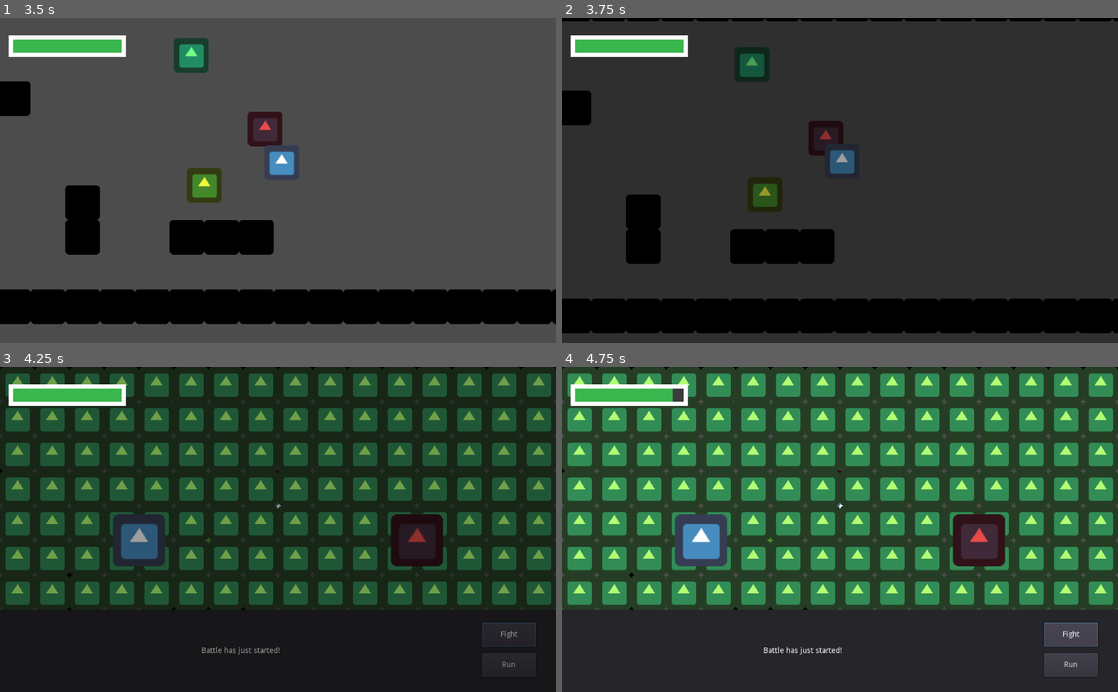
Above: before the commit, frames 1-4 (two rows, left to right).
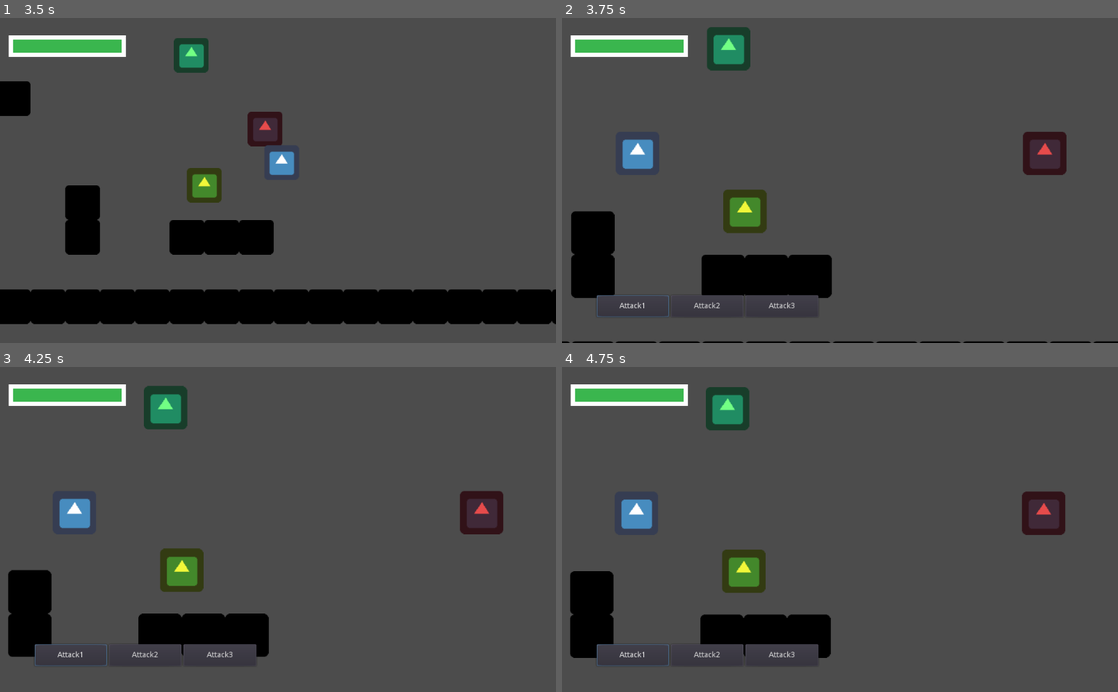
Above: after the commit, the same moments.

Repository: aak270/godot-cozy-game
Game: Godot game, scene res://src/scenes/World.tscn
The game is run twice, just before and just after one commit, with the same random seed, the same clock (stepped at 60 frames per second) and the same inputs. This scene is started directly instead of the project's main scene. The engine's default icon, where the game draws it, is replaced by a stand-in: a white triangle on a blue panel in a dark square.
Inputs (mouse positions are in pixels of both pictures, inside the frame that each line leads up to):
- Up to frame 1 (3.5 s): tap Enter (ui_accept) at 0.5, 1.35, 1.52, 1.82, 2.85, 3.02, 3.32 s; hold Right (ui_right) 0.53-1.28 s; hold Enter (ui_accept) 0.53-1.28 s; hold Down (ui_down) 1.28-2.03 s; hold Right (ui_right) 2.03-2.78 s; hold Enter (ui_accept) 2.03-2.78 s; hold Up (ui_up) from 2.78 s (still down)
- Up to frame 2 (3.75 s): release Up (ui_up) at 3.53 s; hold Left (ui_left) from 3.53 s (still down); hold Enter (ui_accept) from 3.53 s (still down)
- Up to frame 3 (4.25 s): keep holding Left (ui_left); keep holding Enter (ui_accept)
- Up to frame 4 (4.75 s): release Left (ui_left) at 4.25 s; release Enter (ui_accept) at 4.25 s; click (1073, 633) at 4.25 s, where only the run before the commit has a clickable "Fight"

Frame 1 is identical in both runs. In frame 2, 97% of the frame differs, in the area x 0-100%, y 0-100%; in frame 3, 98%; in frame 4, 94%.

Commit message:
turn based

Diff:
--- a/project.godot
+++ b/project.godot
@@ -10,11 +10,17 @@
 
 _global_script_classes=[ {
 "base": "Area2D",
+"class": "Enemy",
+"language": "GDScript",
+"path": "res://src/characters/Enemy.gd"
+}, {
+"base": "Area2D",
 "class": "Interactable",
 "language": "GDScript",
 "path": "res://src/objects/Interactable.gd"
 } ]
 _global_script_class_icons={
+"Enemy": "",
 "Interactable": ""
 }
 
--- /dev/null
+++ b/src/BattleScene_backup.tscn
@@ -0,0 +1,130 @@
+[gd_scene load_steps=5 format=2]
+
+[ext_resource path="res://src/scenes/BattleScene.gd" type="Script" id=1]
+[ext_resource path="res://icon.png" type="Texture" id=2]
+
+[sub_resource type="Animation" id=3]
+resource_name = "fade_in"
+length = 0.4
+tracks/0/type = "value"
+tracks/0/path = NodePath("../ColorRect:color")
+tracks/0/interp = 1
+tracks/0/loop_wrap = true
+tracks/0/imported = false
+tracks/0/enabled = true
+tracks/0/keys = {
+"times": PoolRealArray( 0, 0.4 ),
+"transitions": PoolRealArray( 1, 1 ),
+"update": 0,
+"values": [ Color( 0, 0, 0, 0 ), Color( 0, 0, 0, 1 ) ]
+}
+
+[sub_resource type="Animation" id=4]
+resource_name = "fade_out"
+length = 0.4
+tracks/0/type = "value"
+tracks/0/path = NodePath("../ColorRect:color")
+tracks/0/interp = 1
+tracks/0/loop_wrap = true
+tracks/0/imported = false
+tracks/0/enabled = true
+tracks/0/keys = {
+"times": PoolRealArray( 0, 0.4 ),
+"transitions": PoolRealArray( 1, 1 ),
+"update": 0,
+"values": [ Color( 0, 0, 0, 1 ), Color( 0, 0, 0, 0 ) ]
+}
+
+[node name="BattleScene" type="Control"]
+pause_mode = 2
+visible = false
+anchor_right = 1.0
+anchor_bottom = 1.0
+script = ExtResource( 1 )
+__meta__ = {
+"_edit_use_anchors_": false
+}
+
+[node name="Background" type="TextureRect" parent="."]
+self_modulate = Color( 0.698039, 1, 0.45098, 1 )
+anchor_right = 1.0
+anchor_bottom = 1.0
+texture = ExtResource( 2 )
+stretch_mode = 2
+__meta__ = {
+"_edit_use_anchors_": false
+}
+
+[node name="PlayerSprite" type="Sprite" parent="Background"]
+position = Vector2( 256, 320 )
+scale = Vector2( 1.5, 1.5 )
+texture = ExtResource( 2 )
+
+[node name="EnemySprite" type="Sprite" parent="Background"]
+modulate = Color( 0.901961, 0.294118, 0.294118, 1 )
+position = Vector2( 768, 320 )
+scale = Vector2( 1.5, 1.5 )
+texture = ExtResource( 2 )
+
+[node name="Panel" type="Panel" parent="Background"]
+anchor_top = 1.0
+anchor_right = 1.0
+anchor_bottom = 1.0
+margin_top = -152.0
+__meta__ = {
+"_edit_use_anchors_": false
+}
+
+[node name="FightButton" type="Button" parent="Background/Panel"]
+anchor_left = 1.0
+anchor_top = 0.5
+anchor_right = 1.0
+anchor_bottom = 0.5
+margin_left = -136.0
+margin_top = -52.0
+margin_right = -37.0
+margin_bottom = -8.0
+text = "Fight"
+
+[node name="RunButton" type="Button" parent="Background/Panel"]
+anchor_left = 1.0
+anchor_top = 0.5
+anchor_right = 1.0
+anchor_bottom = 0.5
+margin_left = -136.0
+margin_top = 4.0
+margin_right = -37.0
+margin_bottom = 48.0
+text = "Run"
+__meta__ = {
+"_edit_use_anchors_": false
+}
+
+[node name="Label" type="Label" parent="Background/Panel"]
+anchor_top = 0.5
+anchor_bottom = 0.5
+margin_left = 16.0
+margin_top = -52.0
+margin_right = 872.0
+margin_bottom = 52.0
+text = "Battle has just started!"
+align = 1
+valign = 1
+
+[node name="ColorRect" type="ColorRect" parent="."]
+anchor_right = 1.0
+anchor_bottom = 1.0
+mouse_filter = 2
+color = Color( 0, 0, 0, 1 )
+__meta__ = {
+"_edit_use_anchors_": false
+}
+
+[node name="AnimationPlayer" type="AnimationPlayer" parent="."]
+root_node = NodePath("../Background")
+anims/fade_in = SubResource( 3 )
+anims/fade_out = SubResource( 4 )
+
+[connection signal="pressed" from="Background/Panel/FightButton" to="." method="_on_FightButton_pressed"]
+[connection signal="pressed" from="Background/Panel/RunButton" to="." method="_on_RunButton_pressed"]
+[connection signal="animation_finished" from="AnimationPlayer" to="." method="_on_animation_finished"]
--- a/src/characters/Enemy.gd
+++ b/src/characters/Enemy.gd
@@ -1,4 +1,22 @@
 extends Area2D
+class_name Enemy
 
-func _on_body_entered(body: Node) -> void:
-	EventHandler.emit_signal("battle_started")
+export var combat_position_path: NodePath
+
+var _combat_position: Node
+
+func _ready() -> void:
+	_combat_position = get_node(combat_position_path)
+
+func play() -> void:
+	print("Enemy attack")
+	var t = Timer.new()
+	t.set_wait_time(1)
+	t.set_one_shot(true)
+	self.add_child(t)
+	t.start()
+	yield(t, "timeout")
+
+func _on_body_entered(_body: Node) -> void:
+	EventHandler.emit_signal("combat_started", self)
+	global_position = _combat_position.global_position
--- a/src/characters/NPC.gd
+++ b/src/characters/NPC.gd
@@ -13,6 +13,6 @@
 	_player = body
 	_player.update_interactable(self)
 
-func _on_body_exited(body: Node) -> void:
+func _on_body_exited(_body: Node) -> void:
 	_player.update_interactable(null)
 	EventHandler.emit_signal("dialogue_ended")
--- a/src/characters/Player.gd
+++ b/src/characters/Player.gd
@@ -1,9 +1,16 @@
 extends KinematicBody2D
+
+enum PlayerState{
+	MOVE,
+	COMBAT
+}
 
 export var speed: = 200
 export var accel: = 500
 export var friction: = 800
 export var max_effort: = 100
+
+export var combat_position_path: NodePath
 
 var _direction: = Vector2.ZERO
 var _velocity: = Vector2.ZERO
@@ -11,8 +18,12 @@
 var _can_interact: = false
 var _interaction_target: Node = null
 
+var _combat_position: Node
+var _state = PlayerState.MOVE
+
 onready var effort: = max_effort setget set_effort
 onready var _interaction_ui: = $InteractionUI
+onready var _remote_transform: = $RemoteTransform2D
 
 func set_effort(value: int) -> void:
 	effort = value
@@ -24,15 +35,18 @@
 
 func _ready() -> void:
 	_interaction_ui.hide()
+	_combat_position = get_node(combat_position_path)
+	EventHandler.connect("combat_started", self, "start_combat")
 
-func _process(delta: float) -> void:
-	_direction = Vector2.ZERO
-	_direction.x = Input.get_action_strength("ui_right") - Input.get_action_strength("ui_left")
-	_direction.y = Input.get_action_strength("ui_down") - Input.get_action_strength("ui_up")
-	_direction = _direction.normalized()
+func _process(_delta: float) -> void:
+	if _state == PlayerState.MOVE:
+		_direction = Vector2.ZERO
+		_direction.x = Input.get_action_strength("ui_right") - Input.get_action_strength("ui_left")
+		_direction.y = Input.get_action_strength("ui_down") - Input.get_action_strength("ui_up")
+		_direction = _direction.normalized()
 
-	if _interaction_target != null and Input.is_action_just_pressed("ui_accept"):
-		_interaction_target.interact()
+		if _interaction_target != null and Input.is_action_just_pressed("ui_accept"):
+			_interaction_target.interact()
 
 func _physics_process(delta: float) -> void:
 	if _direction != Vector2.ZERO:
@@ -51,3 +65,10 @@
 		_can_interact = false
 		_interaction_target = null
 		_interaction_ui.hide()
+
+func start_combat(enemy) -> void:
+	_velocity = Vector2.ZERO
+	_direction = Vector2.ZERO
+	_state = PlayerState.COMBAT
+	_remote_transform.update_position = false
+	global_position = _combat_position.global_position
--- a/src/scenes/World.tscn
+++ b/src/scenes/World.tscn
@@ -1,45 +1,13 @@
-[gd_scene load_steps=17 format=2]
+[gd_scene load_steps=15 format=2]
 
 [ext_resource path="res://src/characters/Player.gd" type="Script" id=1]
 [ext_resource path="res://icon.png" type="Texture" id=2]
 [ext_resource path="res://src/characters/Enemy.gd" type="Script" id=3]
-[ext_resource path="res://src/scenes/BattleScene.gd" type="Script" id=4]
+[ext_resource path="res://src/ui/CombatUI.gd" type="Script" id=4]
 [ext_resource path="res://src/ui/UI.gd" type="Script" id=5]
 [ext_resource path="res://src/ui/Dialogue.gd" type="Script" id=6]
 [ext_resource path="res://src/objects/Interactable.gd" type="Script" id=7]
 [ext_resource path="res://src/characters/NPC.gd" type="Script" id=8]
-
-[sub_resource type="Animation" id=3]
-resource_name = "fade_in"
-length = 0.4
-tracks/0/type = "value"
-tracks/0/path = NodePath("../ColorRect:color")
-tracks/0/interp = 1
-tracks/0/loop_wrap = true
-tracks/0/imported = false
-tracks/0/enabled = true
-tracks/0/keys = {
-"times": PoolRealArray( 0, 0.4 ),
-"transitions": PoolRealArray( 1, 1 ),
-"update": 0,
-"values": [ Color( 0, 0, 0, 0 ), Color( 0, 0, 0, 1 ) ]
-}
-
-[sub_resource type="Animation" id=4]
-resource_name = "fade_out"
-length = 0.4
-tracks/0/type = "value"
-tracks/0/path = NodePath("../ColorRect:color")
-tracks/0/interp = 1
-tracks/0/loop_wrap = true
-tracks/0/imported = false
-tracks/0/enabled = true
-tracks/0/keys = {
-"times": PoolRealArray( 0, 0.4 ),
-"transitions": PoolRealArray( 1, 1 ),
-"update": 0,
-"values": [ Color( 0, 0, 0, 1 ), Color( 0, 0, 0, 0 ) ]
-}
 
 [sub_resource type="ConvexPolygonShape2D" id=5]
 points = PoolVector2Array( 0, 0, 64, 0, 64, 64, 0, 64 )
@@ -87,97 +55,13 @@
 process_mode = 0
 smoothing_enabled = true
 
+[node name="PlayerPosition" type="Position2D" parent="Camera2D"]
+position = Vector2( -300, -24 )
+
+[node name="EnemyPosition" type="Position2D" parent="Camera2D"]
+position = Vector2( 300, -24 )
+
 [node name="CanvasLayer" type="CanvasLayer" parent="."]
-
-[node name="BattleScene" type="Control" parent="CanvasLayer"]
-pause_mode = 2
-visible = false
-anchor_right = 1.0
-anchor_bottom = 1.0
-script = ExtResource( 4 )
-__meta__ = {
-"_edit_use_anchors_": false
-}
-
-[node name="Background" type="TextureRect" parent="CanvasLayer/BattleScene"]
-self_modulate = Color( 0.698039, 1, 0.45098, 1 )
-anchor_right = 1.0
-anchor_bottom = 1.0
-texture = ExtResource( 2 )
-stretch_mode = 2
-__meta__ = {
-"_edit_use_anchors_": false
-}
-
-[node name="PlayerSprite" type="Sprite" parent="CanvasLayer/BattleScene/Background"]
-position = Vector2( 256, 320 )
-scale = Vector2( 1.5, 1.5 )
-texture = ExtResource( 2 )
-
-[node name="EnemySprite" type="Sprite" parent="CanvasLayer/BattleScene/Background"]
-modulate = Color( 0.901961, 0.294118, 0.294118, 1 )
-position = Vector2( 768, 320 )
-scale = Vector2( 1.5, 1.5 )
-texture = ExtResource( 2 )
-
-[node name="Panel" type="Panel" parent="CanvasLayer/BattleScene/Background"]
-anchor_top = 1.0
-anchor_right = 1.0
-anchor_bottom = 1.0
-margin_top = -152.0
-__meta__ = {
-"_edit_use_anchors_": false
-}
-
-[node name="FightButton" type="Button" parent="CanvasLayer/BattleScene/Background/Panel"]
-anchor_left = 1.0
-anchor_top = 0.5
-anchor_right = 1.0
-anchor_bottom = 0.5
-margin_left = -136.0
-margin_top = -52.0
-margin_right = -37.0
-margin_bottom = -8.0
-text = "Fight"
-
-[node name="RunButton" type="Button" parent="CanvasLayer/BattleScene/Background/Panel"]
-anchor_left = 1.0
-anchor_top = 0.5
-anchor_right = 1.0
-anchor_bottom = 0.5
-margin_left = -136.0
-margin_top = 4.0
-margin_right = -37.0
-margin_bottom = 48.0
-text = "Run"
-__meta__ = {
-"_edit_use_anchors_": false
-}
-
-[node name="Label" type="Label" parent="CanvasLayer/BattleScene/Background/Panel"]
-anchor_top = 0.5
-anchor_bottom = 0.5
-margin_left = 16.0
-margin_top = -52.0
-margin_right = 872.0
-margin_bottom = 52.0
-text = "Battle has just started!"
-align = 1
-valign = 1
-
-[node name="ColorRect" type="ColorRect" parent="CanvasLayer/BattleScene"]
-anchor_right = 1.0
-anchor_bottom = 1.0
-mouse_filter = 2
-color = Color( 0, 0, 0, 1 )
-__meta__ = {
-"_edit_use_anchors_": false
-}
-
-[node name="AnimationPlayer" type="AnimationPlayer" parent="CanvasLayer/BattleScene"]
-root_node = NodePath("../Background")
-anims/fade_in = SubResource( 3 )
-anims/fade_out = SubResource( 4 )
 
 [node name="UI" type="Control" parent="CanvasLayer"]
 margin_right = 40.0
@@ -252,6 +136,46 @@
 margin_bottom = 72.0
 text = "Message"
 
+[node name="CombatUI" type="Control" parent="CanvasLayer"]
+pause_mode = 2
+anchor_right = 1.0
+anchor_bottom = 1.0
+script = ExtResource( 4 )
+__meta__ = {
+"_edit_use_anchors_": false
+}
+
+[node name="HBoxContainer" type="HBoxContainer" parent="CanvasLayer/CombatUI"]
+anchor_top = 1.0
+anchor_bottom = 1.0
+margin_left = 64.0
+margin_top = -88.0
+margin_right = 472.0
+margin_bottom = -48.0
+__meta__ = {
+"_edit_use_anchors_": false
+}
+
+[node name="Attack1Button" type="Button" parent="CanvasLayer/CombatUI/HBoxContainer"]
+margin_right = 133.0
+margin_bottom = 40.0
+size_flags_horizontal = 3
+text = "Attack1"
+
+[node name="Attack2Button" type="Button" parent="CanvasLayer/CombatUI/HBoxContainer"]
+margin_left = 137.0
+margin_right = 270.0
+margin_bottom = 40.0
+size_flags_horizontal = 3
+text = "Attack2"
+
+[node name="Attack3Button" type="Button" parent="CanvasLayer/CombatUI/HBoxContainer"]
+margin_left = 274.0
+margin_right = 408.0
+margin_bottom = 40.0
+size_flags_horizontal = 3
+text = "Attack3"
+
 [node name="TileMap" type="TileMap" parent="."]
 modulate = Color( 0, 0, 0, 1 )
 tile_set = SubResource( 6 )
@@ -263,6 +187,7 @@
 z_index = 1
 collision_layer = 2
 script = ExtResource( 1 )
+combat_position_path = NodePath("../Camera2D/PlayerPosition")
 
 [node name="InteractionUI" type="Control" parent="Player"]
 anchor_left = 0.5
@@ -302,6 +227,7 @@
 collision_layer = 0
 collision_mask = 2
 script = ExtResource( 3 )
+combat_position_path = NodePath("../Camera2D/EnemyPosition")
 
 [node name="Sprite" type="Sprite" parent="Enemy"]
 texture = ExtResource( 2 )
@@ -337,9 +263,9 @@
 [node name="CollisionShape2D" type="CollisionShape2D" parent="NPC"]
 shape = SubResource( 8 )
 
-[connection signal="pressed" from="CanvasLayer/BattleScene/Background/Panel/FightButton" to="CanvasLayer/BattleScene" method="_on_FightButton_pressed"]
-[connection signal="pressed" from="CanvasLayer/BattleScene/Background/Panel/RunButton" to="CanvasLayer/BattleScene" method="_on_RunButton_pressed"]
-[connection signal="animation_finished" from="CanvasLayer/BattleScene/AnimationPlayer" to="CanvasLayer/BattleScene" method="_on_animation_finished"]
+[connection signal="pressed" from="CanvasLayer/CombatUI/HBoxContainer/Attack1Button" to="CanvasLayer/CombatUI" method="_on_Attack1Button_pressed"]
+[connection signal="pressed" from="CanvasLayer/CombatUI/HBoxContainer/Attack2Button" to="CanvasLayer/CombatUI" method="_on_Attack2Button_pressed"]
+[connection signal="pressed" from="CanvasLayer/CombatUI/HBoxContainer/Attack3Button" to="CanvasLayer/CombatUI" method="_on_Attack3Button_pressed"]
 [connection signal="body_entered" from="Enemy" to="Enemy" method="_on_body_entered"]
 [connection signal="body_entered" from="Object" to="Object" method="_on_body_entered"]
 [connection signal="body_exited" from="Object" to="Object" method="_on_body_exited"]
--- a/src/singletons/EventHandler.gd
+++ b/src/singletons/EventHandler.gd
@@ -1,6 +1,6 @@
 extends Node
 
-signal battle_started()
+signal combat_started(enemy)
 signal battle_finished()
 
 signal effort_changed(value)
--- /dev/null
+++ b/src/ui/CombatUI.gd
@@ -0,0 +1,55 @@
+extends Control
+
+var _player_turn: = false
+var _enemy: Enemy = null
+
+onready var player: = $"../../Player"
+onready var camera: = $"../../Camera2D"
+onready var attack_1_btn: = $HBoxContainer/Attack1Button
+onready var attack_2_btn: = $HBoxContainer/Attack2Button
+onready var attack_3_btn: = $HBoxContainer/Attack3Button
+
+func _ready() -> void:
+	hide()
+	EventHandler.connect("combat_started", self, "start")
+
+func start(enemy) -> void:
+	show()
+	attack_1_btn.grab_focus()
+
+	camera.zoom.x = .8
+	camera.zoom.y = .8
+	_player_turn = true
+	_enemy = enemy
+
+func next_turn() -> void:
+	_player_turn = not _player_turn
+	if _player_turn:
+		set_disable_buttons(false)
+	else:
+		set_disable_buttons(true)
+		yield(_enemy.play(), "completed")
+		next_turn()
+
+func set_disable_buttons(value: bool) -> void:
+	attack_1_btn.disabled = value
+	attack_2_btn.disabled = value
+	attack_3_btn.disabled = value
+
+func _on_Attack1Button_pressed() -> void:
+	if _player_turn:
+		print("Attack 1")
+
+	next_turn()
+
+func _on_Attack2Button_pressed() -> void:
+	if _player_turn:
+		print("Attack 2")
+
+	next_turn()
+
+func _on_Attack3Button_pressed() -> void:
+	if _player_turn:
+		print("Attack 3")
+
+	next_turn()
